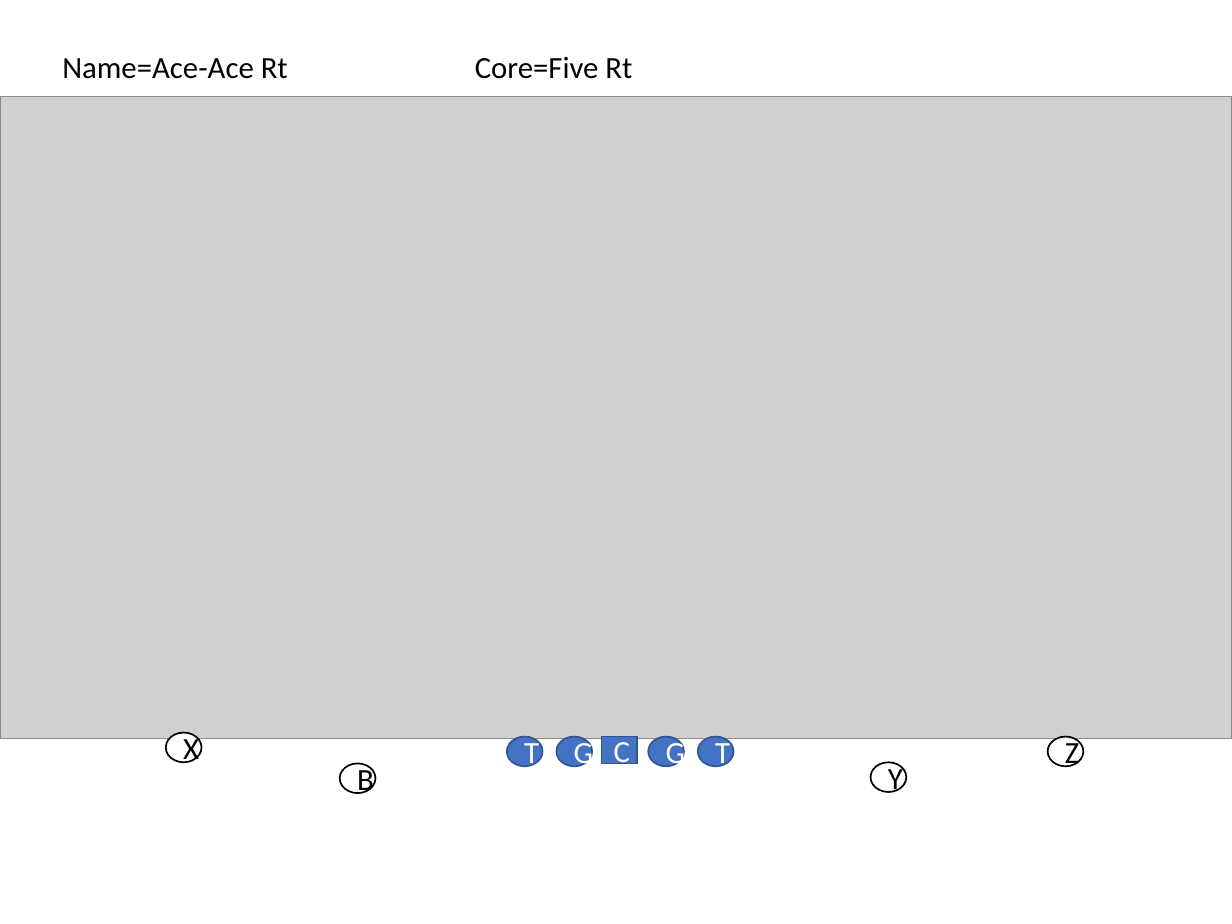
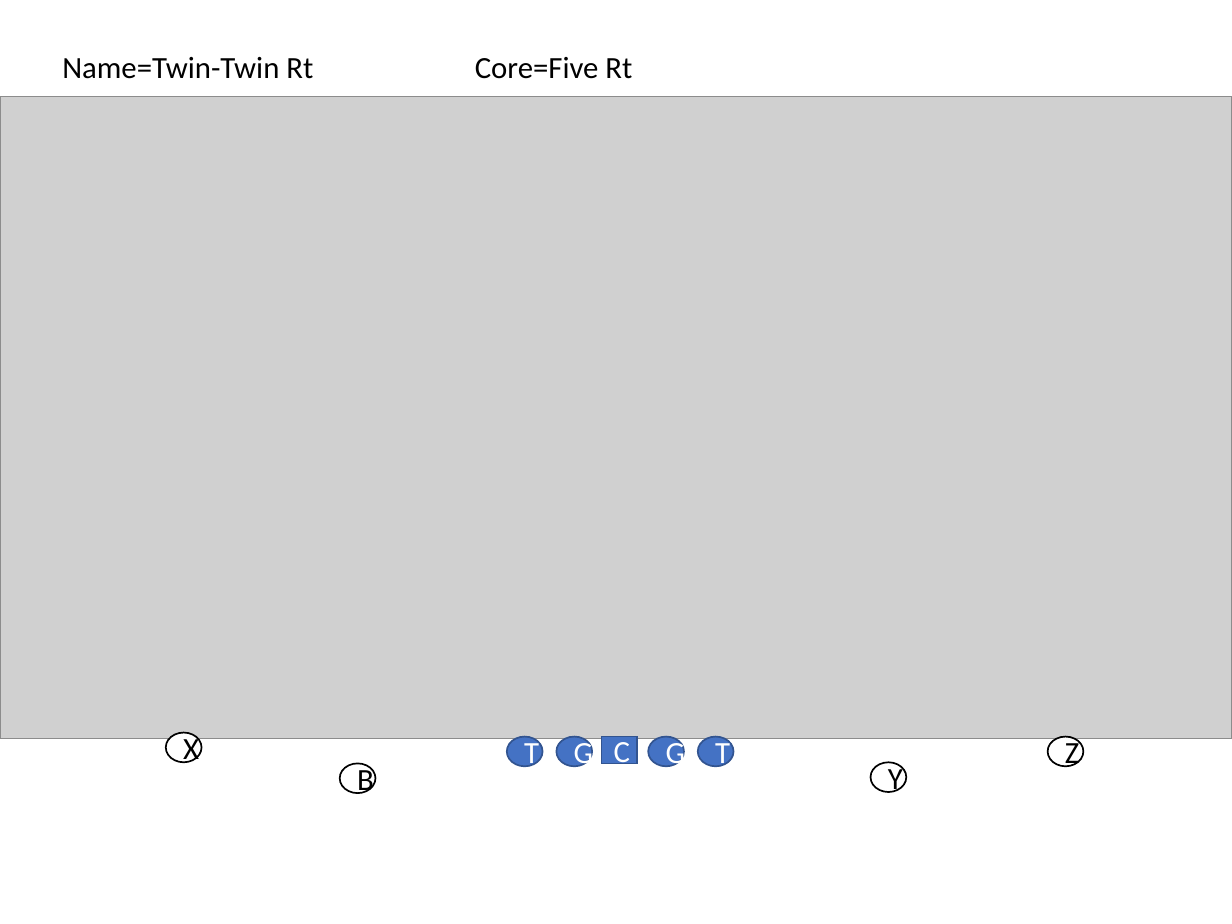
Before and after one commit to Aceplace/VBAScoutCard, a slide deck: slide 5 of formation_templates.pptx (slide 1 before the commit). Drawn at 1232x924 pixels with LibreOffice and Linux fonts; fonts in the diff are those of the drawing; grey boxes stand for pictures. Boxes give left, top, right and bottom in pixels: in the first picture for what was removed or moved away, otherwise in the second. Text is boxed around its words. In the diff, an @@ line names an element or a change of style, - is before the commit and + after.

```diff
--- a/formation_templates.pptx
+++ b/formation_templates.pptx
@@ text at [62,57,313,79]: text changed @@
-Name=Ace-Ace Rt
+Name=Twin-Twin Rt
```
Also in this commit, not shown: 1 other slide changed, 2 other files.
